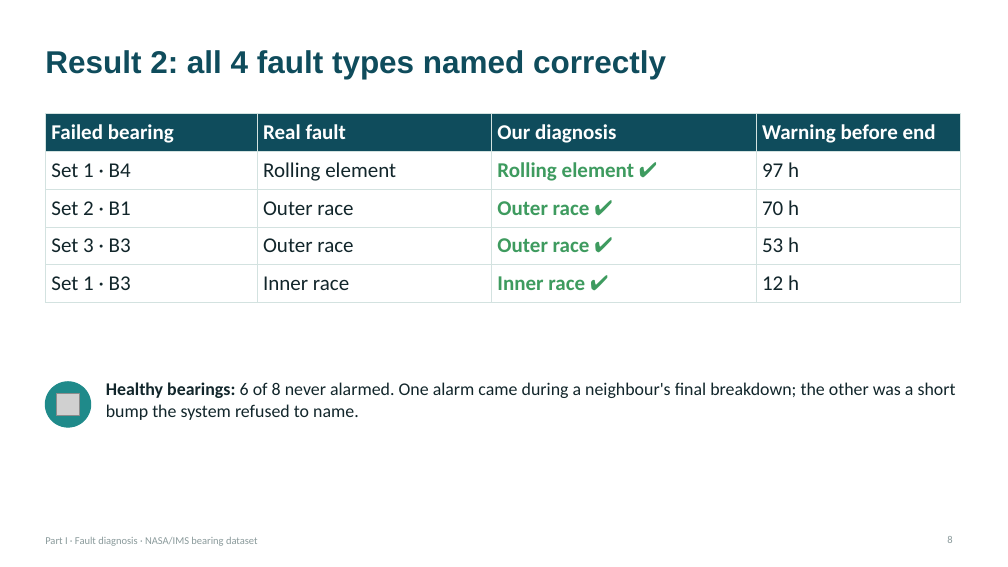
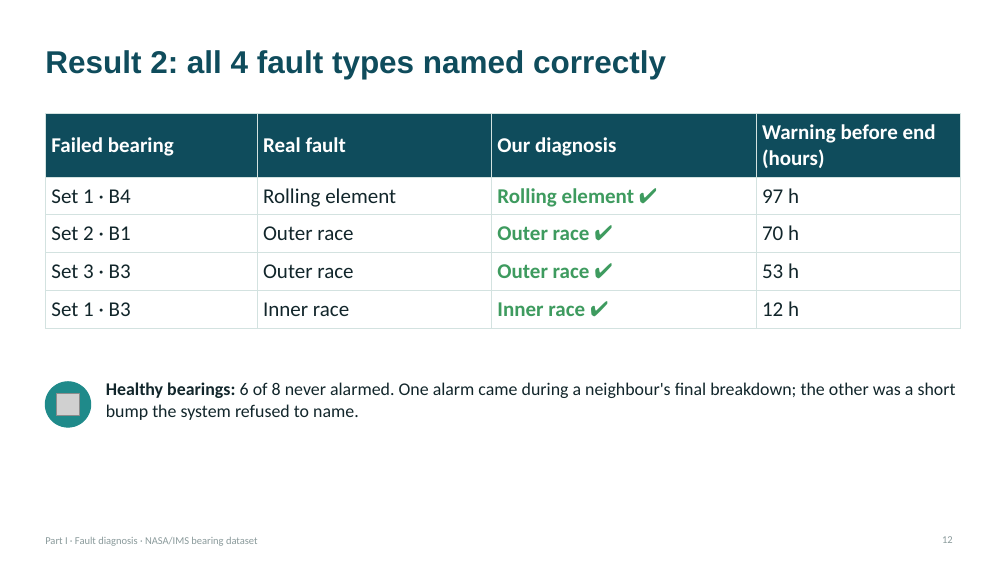
Before and after one commit to Adrian-Jotham/AISmartFactory, a slide deck: slide 12 of fault_diagnosis_part1_short.pptx (slide 8 before the commit). Drawn at 1008x567 pixels with LibreOffice and Linux fonts; fonts in the diff are those of the drawing; grey boxes stand for pictures. Boxes give left, top, right and bottom in pixels: in the first picture for what was removed or moved away, otherwise in the second. Text is boxed around its words. In the diff, an @@ line names an element or a change of style, - is before the commit and + after.

```diff
--- a/fault_diagnosis_part1_short.pptx
+++ b/fault_diagnosis_part1_short.pptx
@@ table at [45, 113, 960, 320] @@
-row 1, column 4: Warning before end
+row 1, column 4: Warning before end (hours)
@@ page number at [942, 536, 953, 543]: text changed @@
-8
+12
```
Also in this commit, not shown: 6 other slides changed, 4 slides added, 3 other files.
